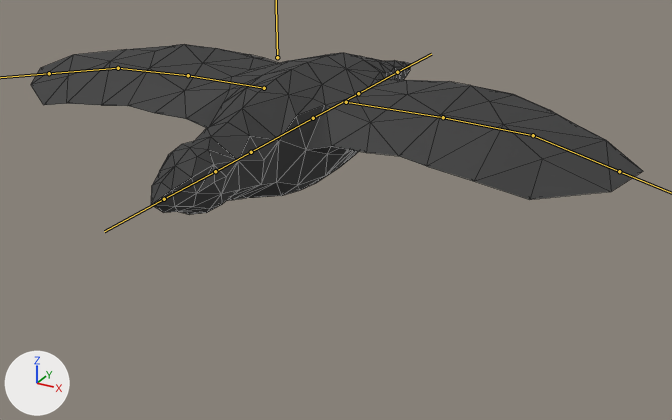
Renders of the FBX model Assets/Models/New models/crow.fbx from each side of a commit.
Before and after are seen from a camera (50 mm lens) standing at (8.91, -13.92, 5.73) and looking at (0.51, 1.35, -1.91). The axes (+X, +Y, +Z) are drawn at lower left. The lights are the same throughout. The bones that bend it are drawn over the model as lines. Mesh edges are drawn as thin lines.
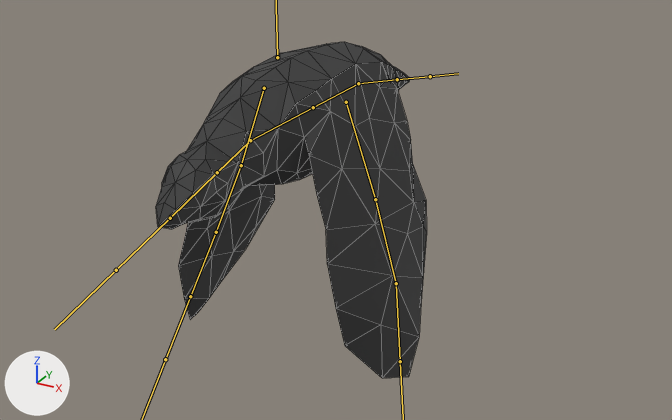
The newer file adds an action. The first version stands in its rest pose; the second is drawn at frame 11 of the action 'Armature|Armature|ArmatureAction|ArmatureAction'.

The change in detail:
Bone 'body_3' (bone_body_3) moves from (0.0, 0.0, 0.0) to (0.0, 0.0, 0.22).
Bone 'body_4' (bone_body_4) turns from (0, 0, 0) to (-13, 2, 0) degrees about its own x, y and z.
Bone 'body_2' (bone_body_2) moves from (0.0, 0.0, 0.0) to (0.0, 0.0, 0.22).
Bone 'body_1' (bone_body_1) turns from (0, 0, 0) to (-11, 2, -1) degrees about its own x, y and z.
Bone 'wing_r1' (bone_wing_r1) turns from (0, 0, 0) to (-71, 0, 0) degrees about its own x, y and z.
Bone 'wing_l1' (bone_wing_l1) turns from (0, 0, 0) to (0, 0, -70) degrees about its own x, y and z.

Pixel boxes [x1, y1, x2, y2] of what changed, in the pictures (672 x 420 px):
'Cylinder', posed (56% narrower, 96% taller)
    before: [31, 44, 643, 215]
    after: [156, 42, 427, 378]
bone 'body_3', root to tip
    before: (313, 118) to (251, 152)
    after: (313, 107) to (250, 140)
bone 'body_4', root to tip
    before: (251, 152) to (215, 171)
    after: (250, 140) to (217, 172)
bone 'body_2', root to tip
    before: (313, 118) to (358, 93)
    after: (313, 107) to (358, 83)
bone 'body_1', root to tip
    before: (358, 93) to (397, 72)
    after: (358, 83) to (397, 79)
bone 'wing_r1', root to tip
    before: (346, 102) to (443, 117)
    after: (346, 102) to (375, 199)
bone 'wing_l1', root to tip
    before: (264, 88) to (188, 75)
    after: (264, 88) to (241, 165)
